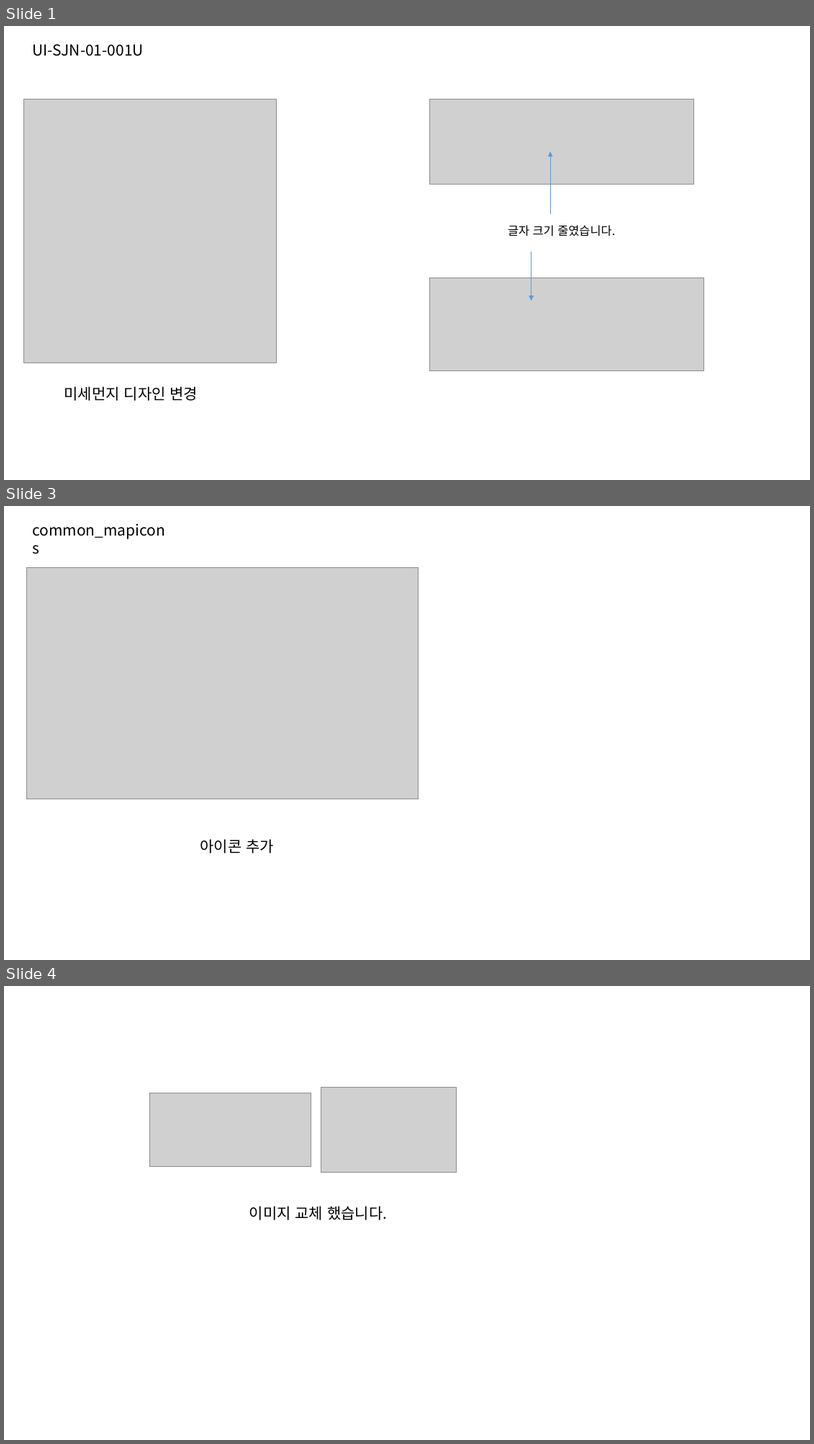
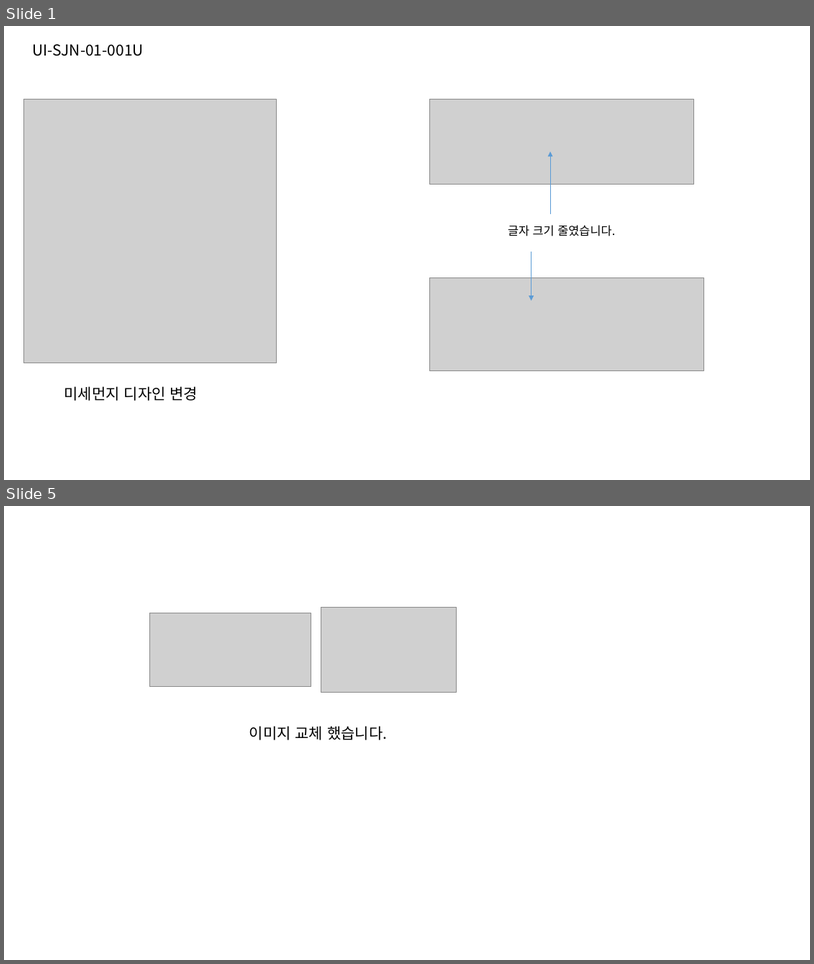
Before and after one commit to jeoungGyy/sejong, a slide deck: ppt/05-10.pptx. Shown one above the other, each under a label of ours: slides 1, 3 and 4 before the commit, slides 1 and 5 after it; the slides between them are not shown. The pictures are 814x1444 and 814x964 pixels, drawn with LibreOffice and Linux fonts; fonts in the diff are those of the drawing; grey boxes stand for pictures. Boxes give left, top, right and bottom in pixels: in the first picture for what was removed or moved away, otherwise in the second. Text is boxed around its words. In the diff, an @@ line names an element or a change of style, - is before the commit and + after.

```diff
--- a/ppt/05-10.pptx
+++ b/ppt/05-10.pptx
@@ slide 3 removed at (4,506,810,960), background #FFFFFF @@
@@ text removed at (32,524,165,539) @@
-common_mapicons
@@ picture removed at (26,567,419,798) @@
@@ text removed at (201,839,275,853) @@
-아이콘 추가
@@ what was slide 4 is now slide 5 @@
```
Also in this commit, not shown: 1 slide changed, 2 slides added, 9 other files.
